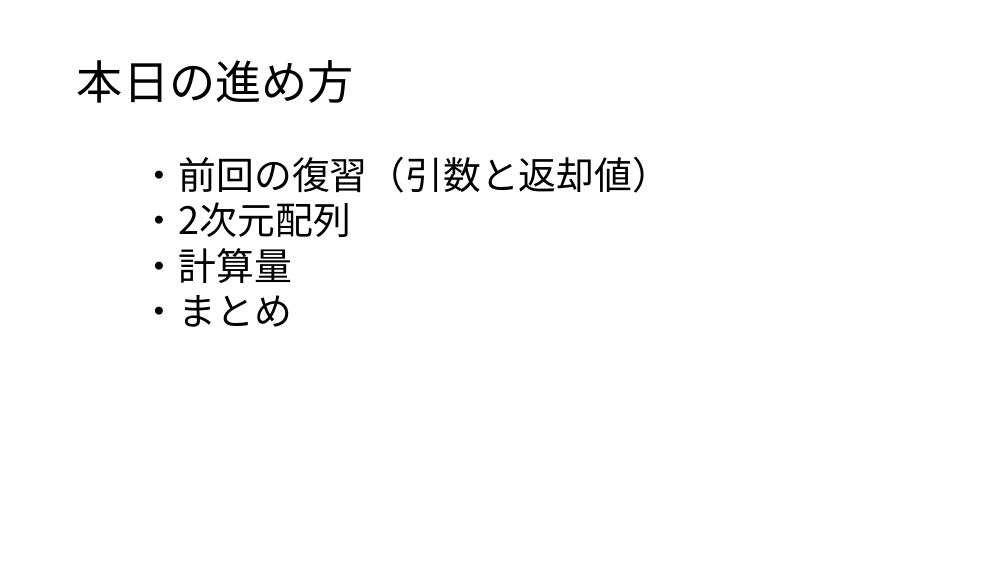
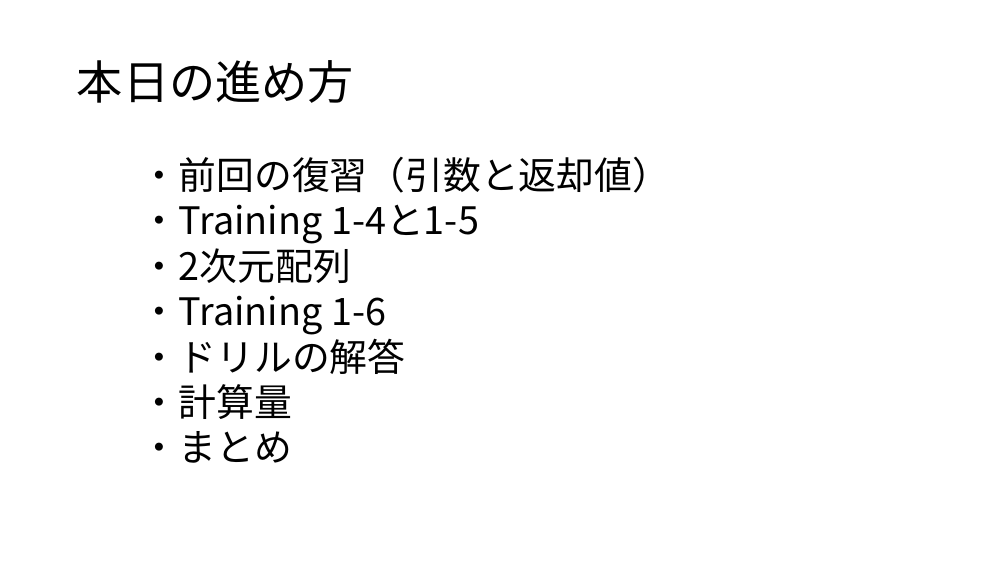
Before and after one commit to masakage/algorithm, a slide deck: slide 2 of docs/第7回2次元配列・計算量.pptx. Drawn at 1008x567 pixels with LibreOffice and Linux fonts; fonts in the diff are those of the drawing. Boxes give left, top, right and bottom in pixels: in the first picture for what was removed or moved away, otherwise in the second. Text is boxed around its words. In the diff, an @@ line names an element or a change of style, - is before the commit and + after.

Commit message:
modified

```diff
--- a/docs/第7回2次元配列・計算量.pptx
+++ b/docs/第7回2次元配列・計算量.pptx
@@ text at [141, 204, 479, 244]: paragraph added @@
+・Training 1-4と1-5
@@ text at [141, 295, 406, 374]: paragraphs added @@
+・Training 1-6
+・ドリルの解答
```
Also in this commit, not shown: 5 other slides changed.
